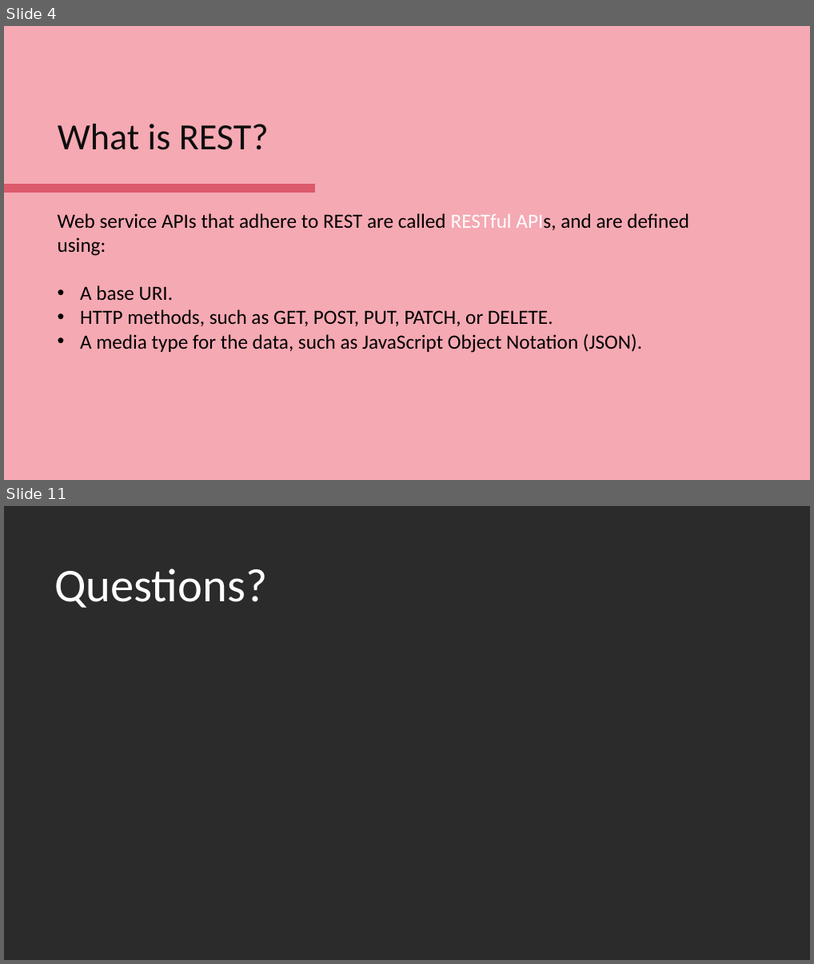
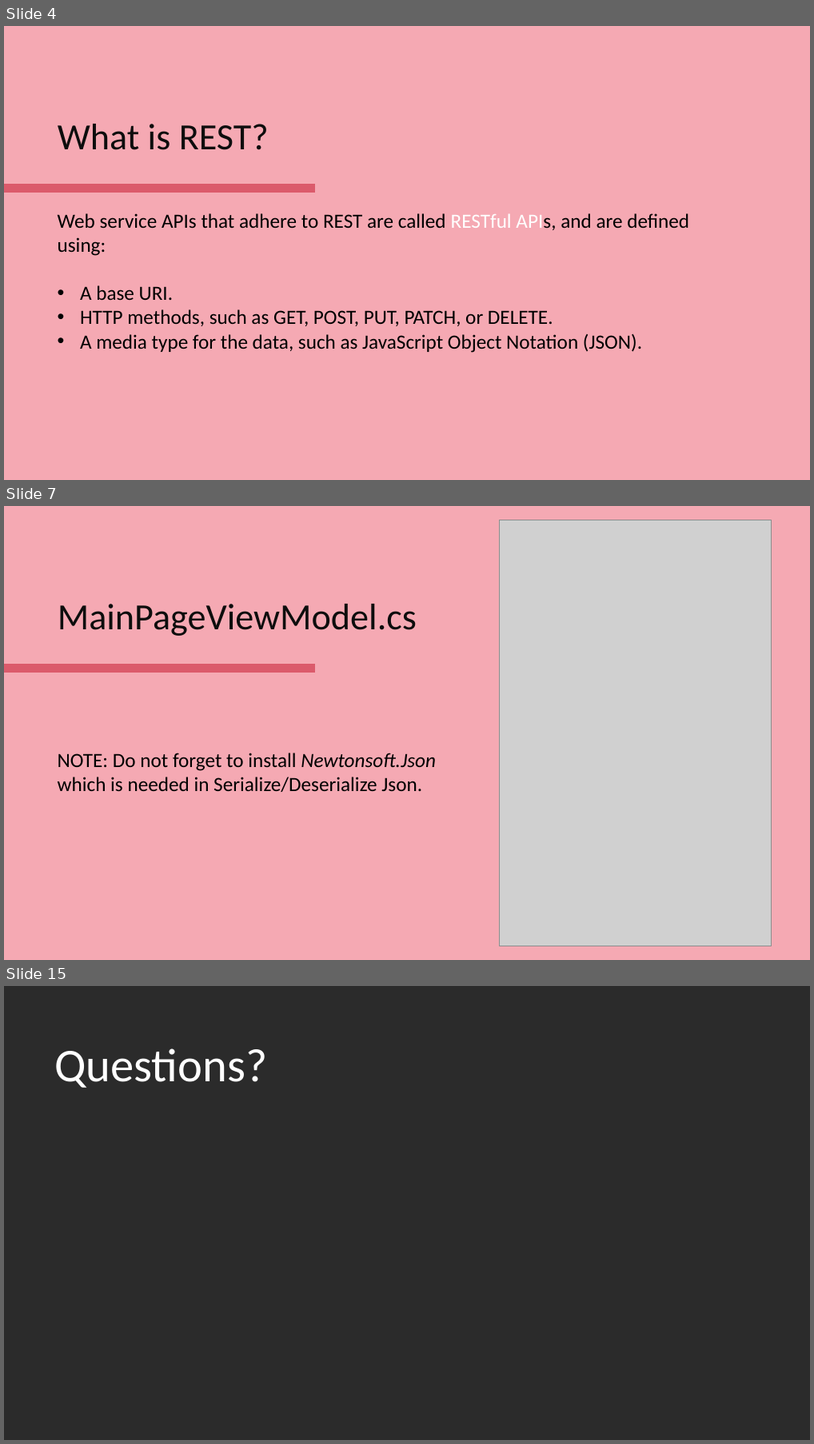
Before and after one commit to HopePH/Playground, a slide deck: PPT/WorkShop/REST Service.pptx. Shown one above the other, each under a label of ours: slides 4 and 11 before the commit, slides 4, 7 and 15 after it; the slides between them are not shown. The pictures are 814x964 and 814x1444 pixels, drawn with LibreOffice and Linux fonts; fonts in the diff are those of the drawing; grey boxes stand for pictures; background and template pictures are left out; a plain dark background stands for a picture behind light text. Boxes give left, top, right and bottom in pixels: in the first picture for what was removed or moved away, otherwise in the second. Text is boxed around its words. In the diff, an @@ line names an element or a change of style, - is before the commit and + after.

```diff
--- a/PPT/WorkShop/REST Service.pptx
+++ b/PPT/WorkShop/REST Service.pptx
@@ slide 7 added at (4,506,810,960), background #F5A9B3 @@
@@ picture added at (499,520,772,946) @@
@@ title added at (58,604,417,636), 44 pt, text #0D0D0D @@
+MainPageViewModel.cs
@@ line added from (4, 668) to (315, 668), #DB5A6B 10 pt @@
@@ text added at (58,752,436,792), 24 pt, text #000000 @@
+NOTE: Do not forget to install Newtonsoft.Json which is needed in Serialize/Deserialize Json.
@@ what was slide 11 is now slide 15 @@
```
Also in this commit, not shown: 2 slides changed, 8 other slides added, 5 slides removed.
